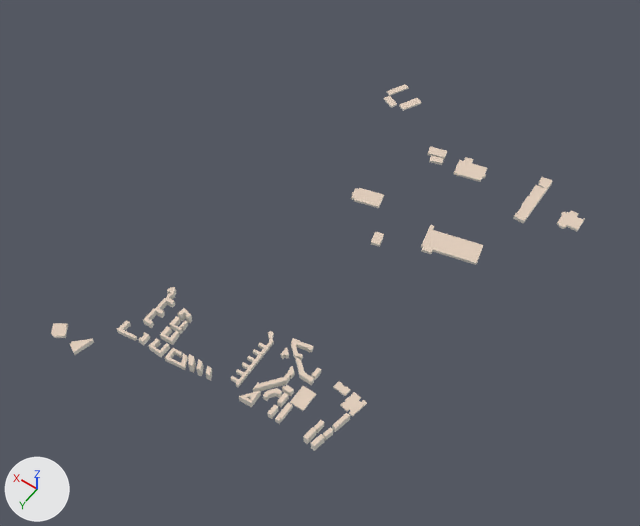
Before and after pictures for a commit that changed the glTF model cwplans/docklands/data/places/london/tiles/13-8193-6439.glb.
Rendered twice from a camera (50 mm lens) standing at (-1308.0, 2145.0, 2854.0) and looking at (44.0, 253.0, -119.0). Every picture has the same lights, and +X, +Y and +Z are marked at lower left. The picture after the commit comes second. Where no turn or scale is listed for an object, it has been applied to the vertices. Vertices at exactly the same position are counted once.
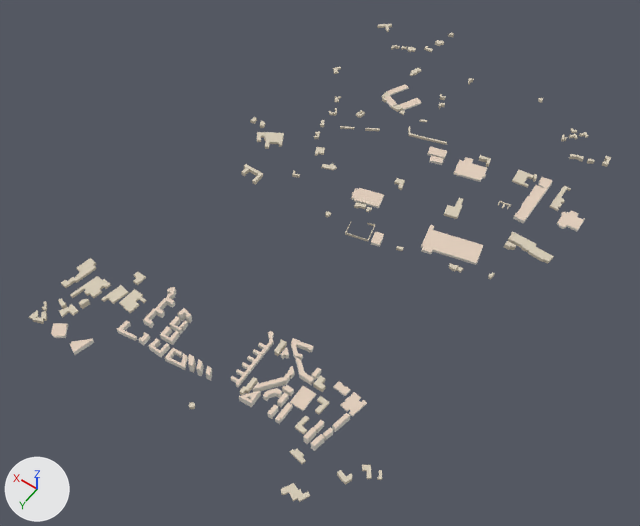
Where the newer file only moved an object's origin or applied its transform, the numbers keep the older frame.

Changed parts and their boxes [x1, y1, x2, y2] in the pictures (640 x 526 px):
'Mesh_0', reshaped (9% wider, 30% taller)
    before: [51, 84, 585, 451]
    after: [29, 24, 611, 502]
part 1 of me_mesh_0, added
    after: [241, 24, 611, 279]
part 2 of me_mesh_0, added (pale yellow)
    after: [29, 258, 146, 324]
part 3 of me_mesh_0, added
    after: [189, 339, 382, 502]

What changed in the scene script:
```text
Add mat_blocks:
    mat_blocks = principled_material('blocks')
    mat_blocks.base_color = (0.68, 0.605, 0.476)  # pale yellow #d7ccb7
    mat_blocks.roughness = 1.0
Change me_mesh_0:
    used by ob_mesh_0; location = (-69.0, 214.0, 20.0)
    remove me_mesh_0.from_pydata(...)  # 1324 vertices, 1898 faces; spans x -721.0..721.0, y -1010.0..1010.0, z -26.0..26.0
    add me_mesh_0.from_pydata(...)  # 2748 vertices, 3866 faces; spans x -721.0..844.0, y -1440.0..1010.0, z -26.0..26.0
    me_mesh_0 part 1: 1038 vertices added at x -703.0..806.0, y -1440.0..-73.0, z -26.0..26.0
    me_mesh_0 part 2: 214 vertices added at x 506.0..844.0, y 583.0..995.0, z -25.0..3.0
    me_mesh_0 part 3: 172 vertices added at x -661.0..63.0, y 511.0..1000.0, z -25.0..1.0
    add me_mesh_0.materials.append(mat_blocks)  # pale yellow #d7ccb7
```
